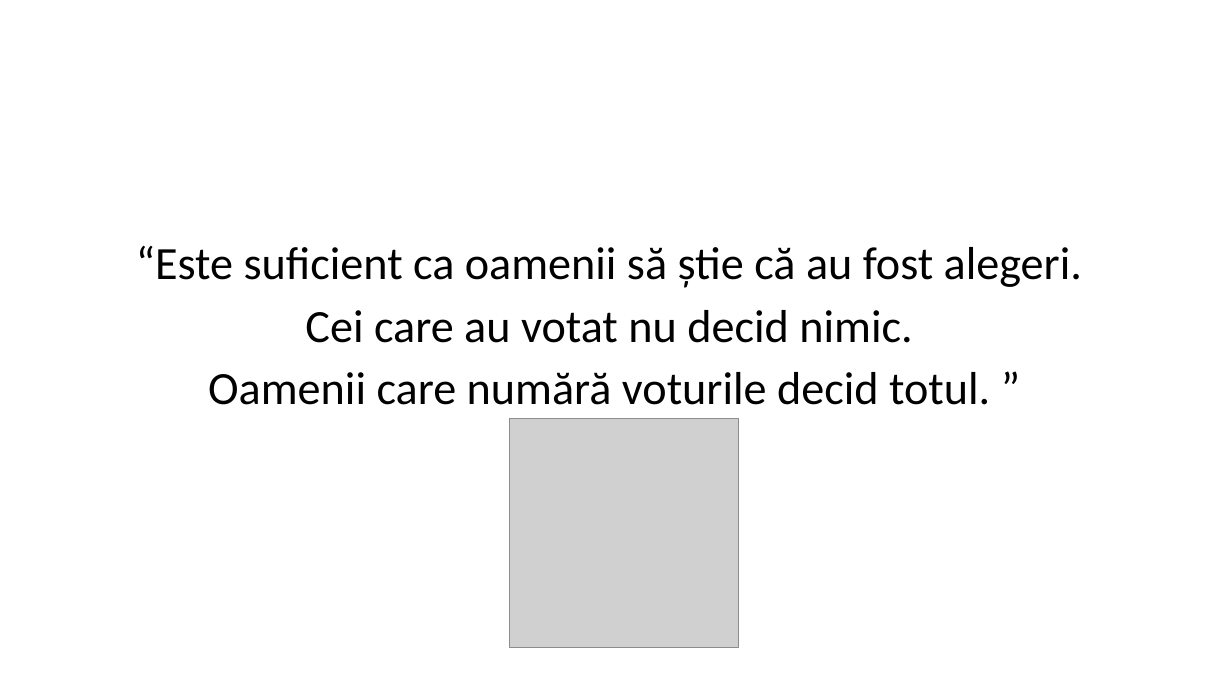
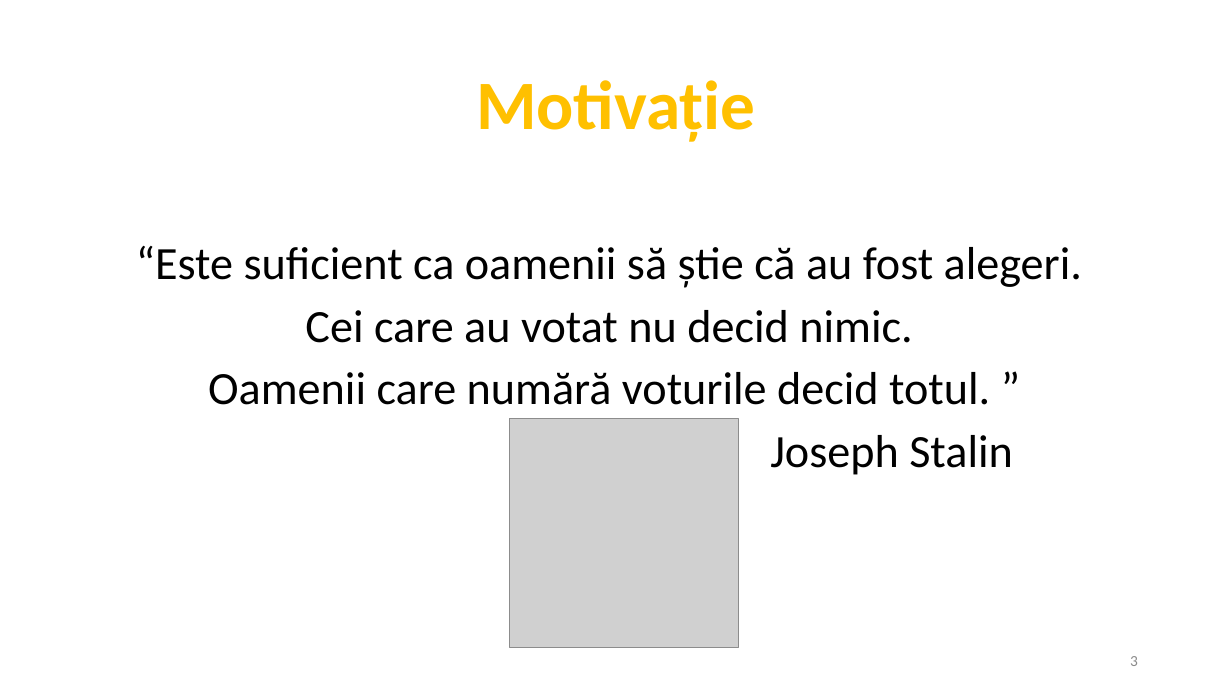
Before and after one commit to AlenaHa/Bachelor-Thesis, a slide deck: slide 3 of Licenta2018HardonElena/Blockchain usage in secured voting.pptx (slide 2 before the commit). Drawn at 1232x693 pixels with LibreOffice and Linux fonts; fonts in the diff are those of the drawing; grey boxes stand for pictures. Boxes give left, top, right and bottom in pixels: in the first picture for what was removed or moved away, otherwise in the second. Text is boxed around its words. In the diff, an @@ line names an element or a change of style, - is before the commit and + after.

```diff
--- a/Licenta2018HardonElena/Blockchain usage in secured voting.pptx
+++ b/Licenta2018HardonElena/Blockchain usage in secured voting.pptx
@@ text added at [476,80,755,142], 54 pt, text #FFC000, bold @@
+Motivație
@@ text at [770,435,1013,475]: paragraph added @@
+Joseph Stalin
@@ page number added at [1130,656,1138,666], 12 pt, text #8C8C8C @@
+3
```
Also in this commit, not shown: 7 other slides changed, 6 slides added, 2 slides removed, 1 other file.
